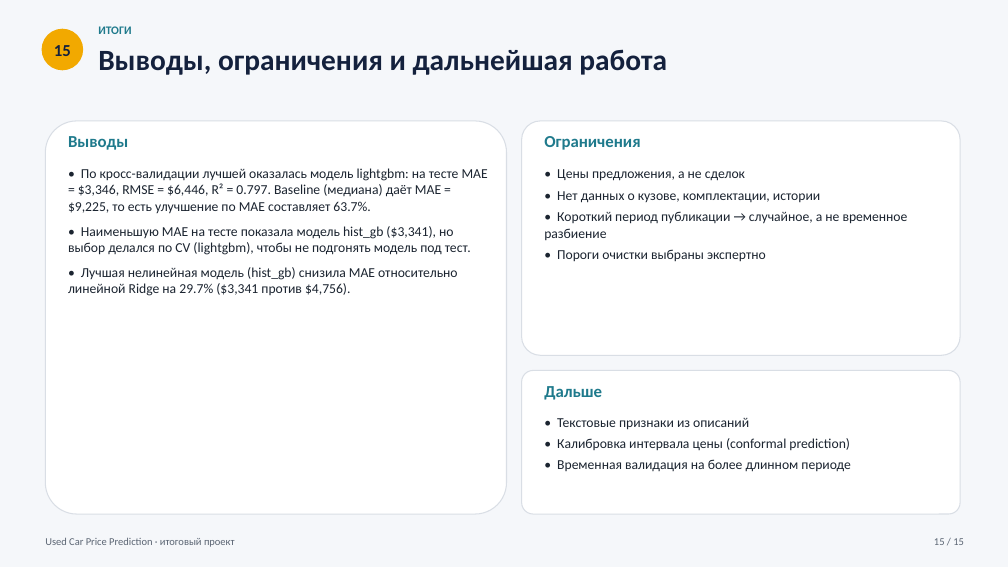
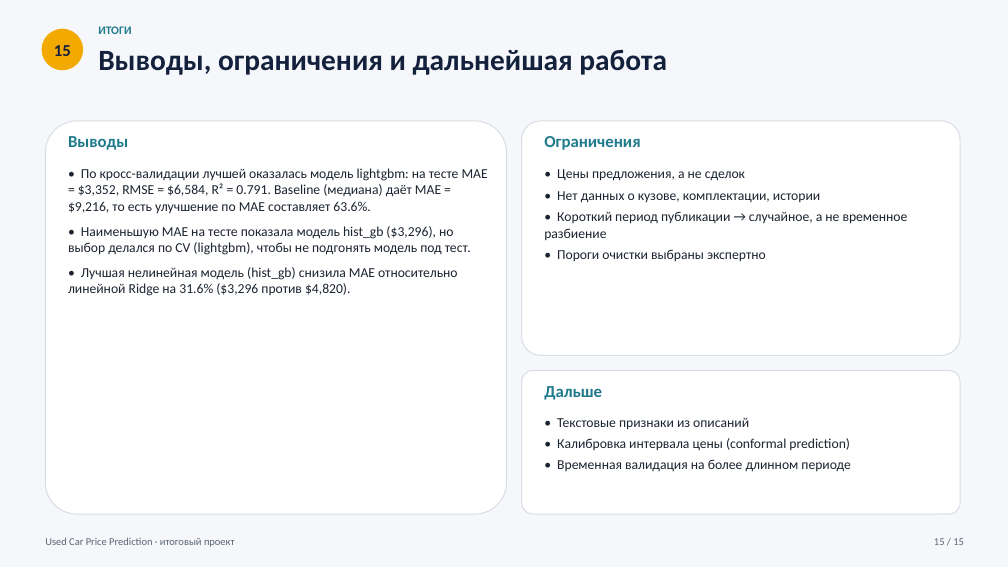
Before and after one commit to abylayy/used-car-price, a slide deck: slide 15 of presentation/Used_Car_Price_Prediction.pptx. Drawn at 1008x567 pixels with LibreOffice and Linux fonts; fonts in the diff are those of the drawing. Boxes give left, top, right and bottom in pixels: in the first picture for what was removed or moved away, otherwise in the second. Text is boxed around its words. In the diff, an @@ line names an element or a change of style, - is before the commit and + after.

```diff
--- a/presentation/Used_Car_Price_Prediction.pptx
+++ b/presentation/Used_Car_Price_Prediction.pptx
@@ text at (68,168,488,296): text changed @@
-• По кросс-валидации лучшей оказалась модель lightgbm: на тесте MAE = $3,346, RMSE = $6,446, R² = 0.797. Baseline (медиана) даёт MAE = $9,225, то есть улучшение по MAE составляет 63.7%.
-• Наименьшую MAE на тесте показала модель hist_gb ($3,341), но выбор делался по CV (lightgbm), чтобы не подгонять модель под тест.
-• Лучшая нелинейная модель (hist_gb) снизила MAE относительно линейной Ridge на 29.7% ($3,341 против $4,756).
+• По кросс-валидации лучшей оказалась модель lightgbm: на тесте MAE = $3,352, RMSE = $6,584, R² = 0.791. Baseline (медиана) даёт MAE = $9,216, то есть улучшение по MAE составляет 63.6%.
+• Наименьшую MAE на тесте показала модель hist_gb ($3,296), но выбор делался по CV (lightgbm), чтобы не подгонять модель под тест.
+• Лучшая нелинейная модель (hist_gb) снизила MAE относительно линейной Ridge на 31.6% ($3,296 против $4,820).
```
Also in this commit, not shown: 6 other slides changed, 48 other files.
